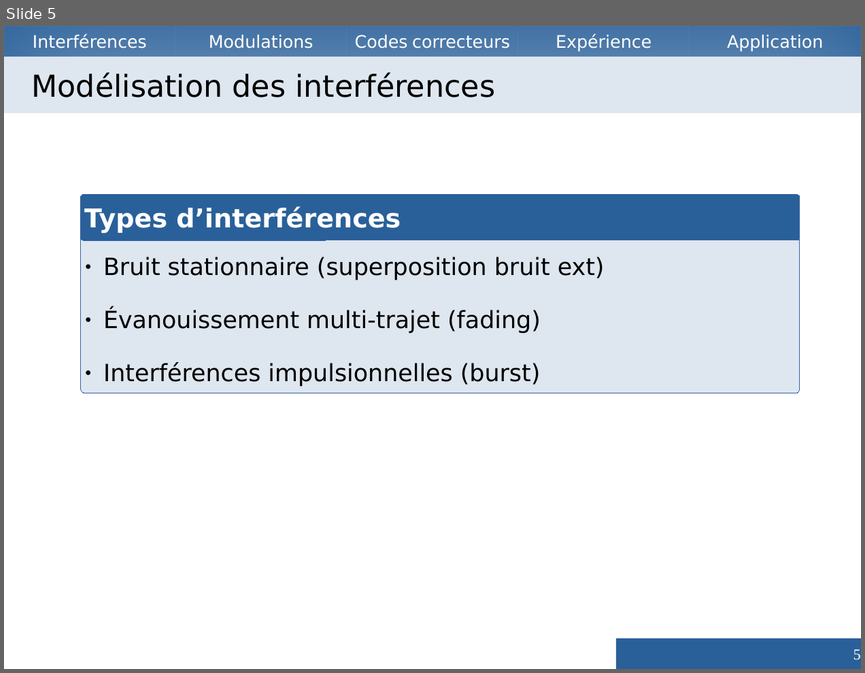
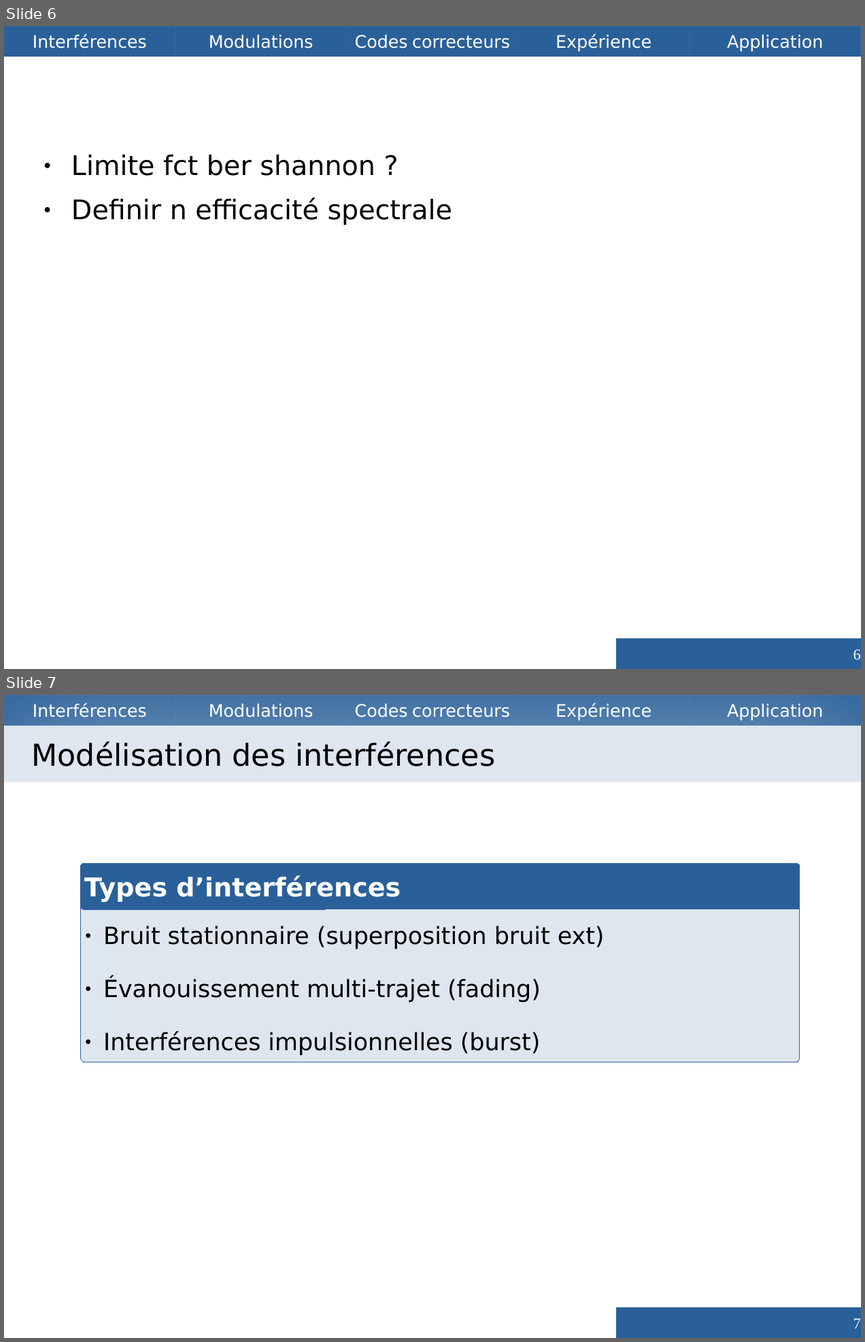
Before and after one commit to Vzrod/tipe, a slide deck: TIPE.odp. Shown one above the other, each under a label of ours: slide 5 before the commit, slides 6 and 7 after it. The pictures are 865x673 and 865x1342 pixels, drawn with LibreOffice and Linux fonts; fonts in the diff are those of the drawing. Boxes give left, top, right and bottom in pixels: in the first picture for what was removed or moved away, otherwise in the second. Text is boxed around its words. In the diff, an @@ line names an element or a change of style, - is before the commit and + after.

```diff
--- a/TIPE.odp
+++ b/TIPE.odp
@@ slide 6 added at bbox=[4, 26, 861, 669], background #FFFFFF; not listed: 5 template elements that a slide beside it also shows @@
@@ text added at bbox=[71, 155, 452, 225], 25 pt, text #000000 @@
+● Limite fct ber shannon ?
+● Definir n efficacité spectrale
@@ page number added at bbox=[616, 638, 861, 668], fill #2A6099, 14 pt, text #FFFFFF @@
+6
@@ what was slide 5 is now slide 7 @@
@@ page number at bbox=[853, 1318, 861, 1328]: text changed @@
-5
+7
```
Also in this commit, not shown: 6 slides changed, 19 other slides added, 3 slides removed, 6 other files.
